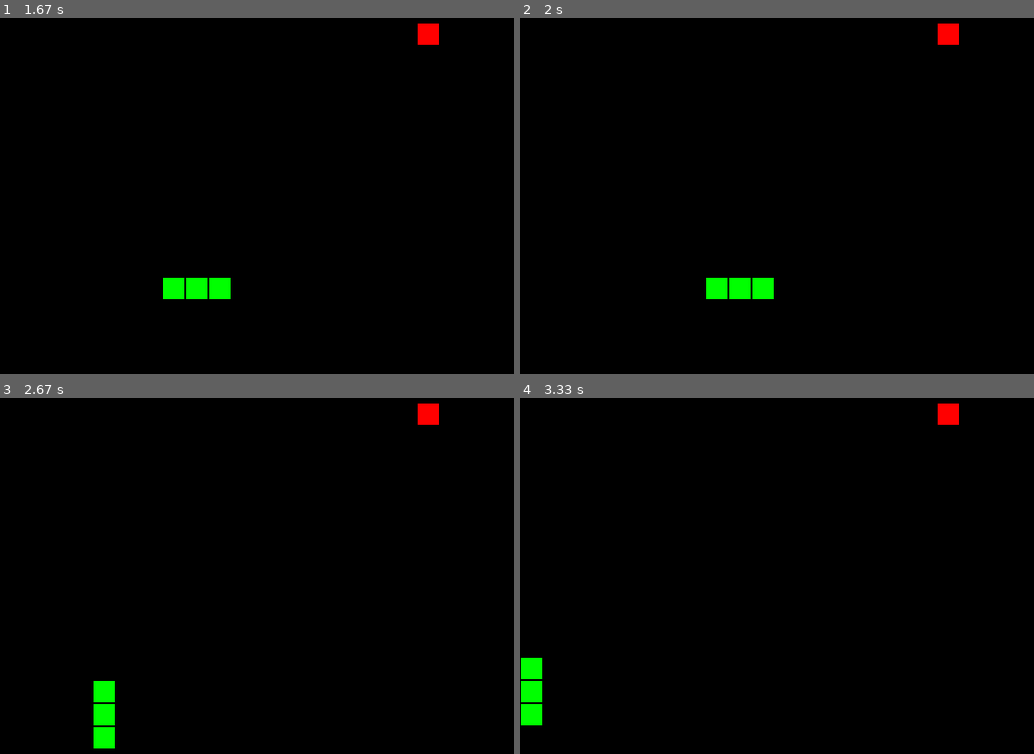
Above: before the commit, frames 1-4 (two rows, left to right).
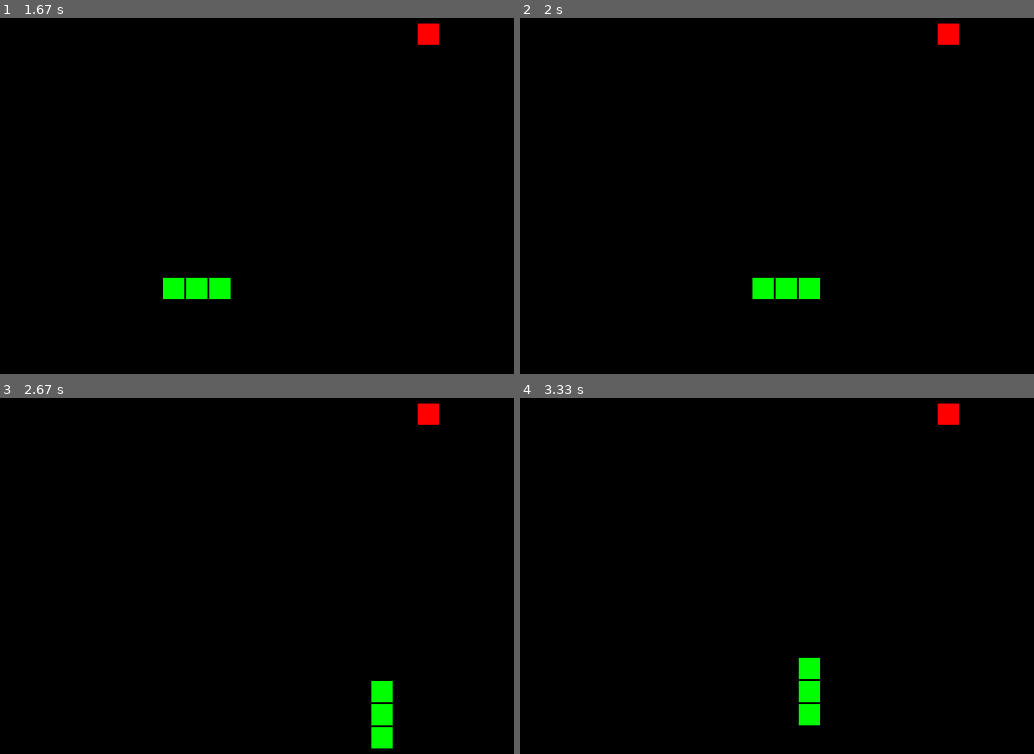
Above: after the commit, the same moments.

Repository: tavinlin/pygame-snake
Game: pygame game, started from main.py
Two runs of this game, one before a commit and one after it. Both use one fixed random seed, a clock stepped at 60 frames per second and the inputs below.
Inputs:
- Up to frame 1 (1.67 s): hold D 0.33-0.8 s; hold W 0.83-1.13 s; hold D 1.17-1.63 s
- Up to frame 2 (2 s): hold A from 1.67 s (still down)
- Up to frame 3 (2.67 s): release A at 2.2 s; hold S 2.23-2.53 s; hold A from 2.57 s (still down)
- Up to frame 4 (3.33 s): release A at 2.97 s; hold W from 3 s (still down)

Frame 1 is identical in both runs. In frame 2, 1.0% of the frame differs, in the area x 36-59%, y 72-79%; in frame 3, 1.5%, in the area x 18-77%, y 79-99%; in frame 4, 1.5%.

Commit message:
- Added couple of comments - Added couple of if statement in the key press event to prevent the snake from moving the opposite direction where its moving toward - Updated README

Diff:
--- a/main.py
+++ b/main.py
@@ -30,20 +30,26 @@
 
     screen.fill("black")
 
-    if snake_pixel.center == target.center:
+    # Collide Events
+    if snake_pixel.colliderect(target):
         target.center = generate_starting_position()
         snake_length += 1
         snake.append(snake_pixel.copy())
 
+    # Key Press Event
     keys = pygame.key.get_pressed()
     if keys[pygame.K_w]:
-        snake_direction = (0, - pixel_width)
+        if snake_direction != (0, pixel_width):
+            snake_direction = (0, -pixel_width)
     if keys[pygame.K_s]:
-        snake_direction = (0, pixel_width)
+        if snake_direction != (0, -pixel_width):
+            snake_direction = (0, pixel_width)
     if keys[pygame.K_a]:
-        snake_direction = (- pixel_width, 0)
+        if snake_direction != (pixel_width, 0):
+            snake_direction = (-pixel_width, 0)
     if keys[pygame.K_d]:
-        snake_direction = (pixel_width, 0)
+        if snake_direction != (-pixel_width, 0):
+            snake_direction = (pixel_width, 0)
 
     for snake_part in snake:
         pygame.draw.rect(screen, "green", snake_part)
Not shown, changed: README.md
